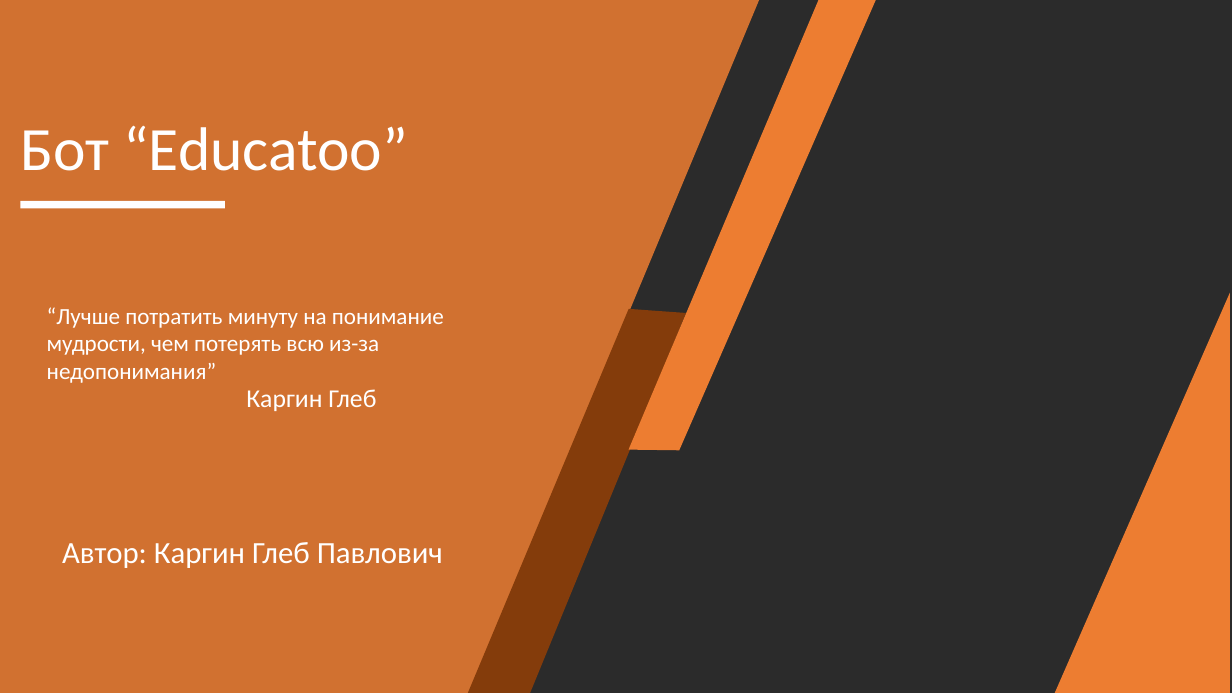
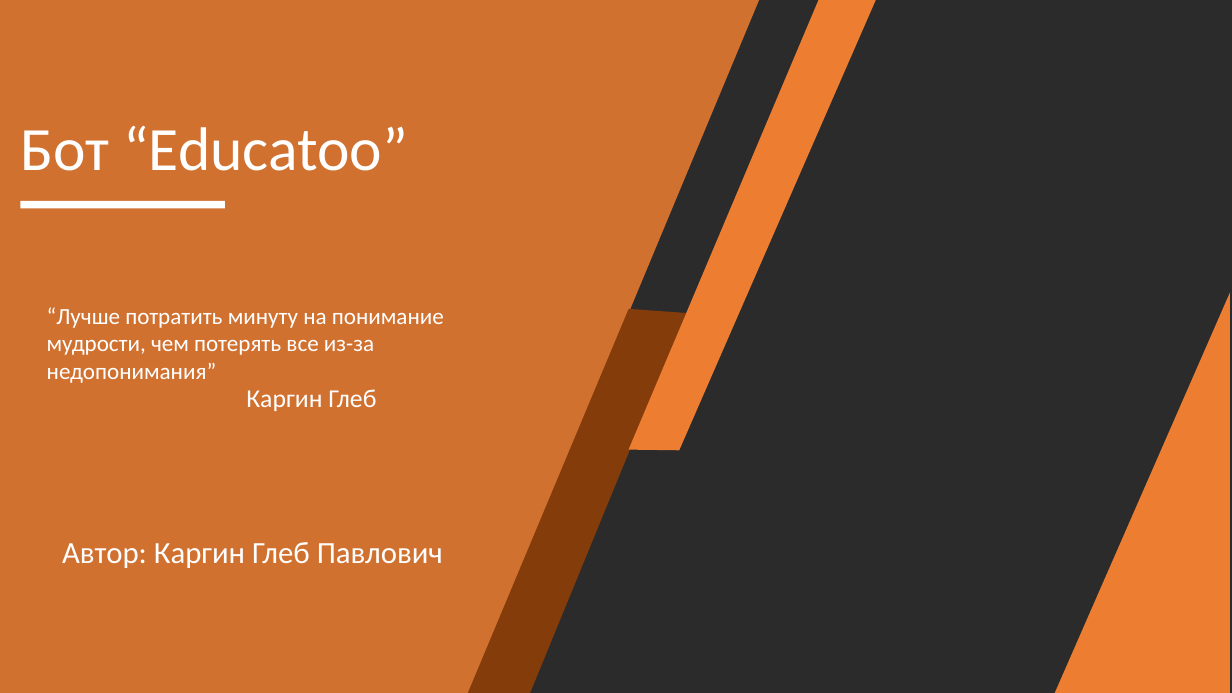
Before and after one commit to Belgrak/Educatoo_public, a slide deck: slide 1 of Educatoo.pptx. Drawn at 1232x693 pixels with LibreOffice and Linux fonts; fonts in the diff are those of the drawing; background and template pictures are left out; a plain dark background stands for a picture behind light text. Boxes give left, top, right and bottom in pixels: in the first picture for what was removed or moved away, otherwise in the second. Text is boxed around its words. In the diff, an @@ line names an element or a change of style, - is before the commit and + after.

```diff
--- a/Educatoo.pptx
+++ b/Educatoo.pptx
@@ text at [47,307,444,383]: text changed @@
-“Лучше потратить минуту на понимание мудрости, чем потерять всю из-за недопонимания”
+“Лучше потратить минуту на понимание мудрости, чем потерять все из-за недопонимания”
```
Also in this commit, not shown: 1 other slide changed.
